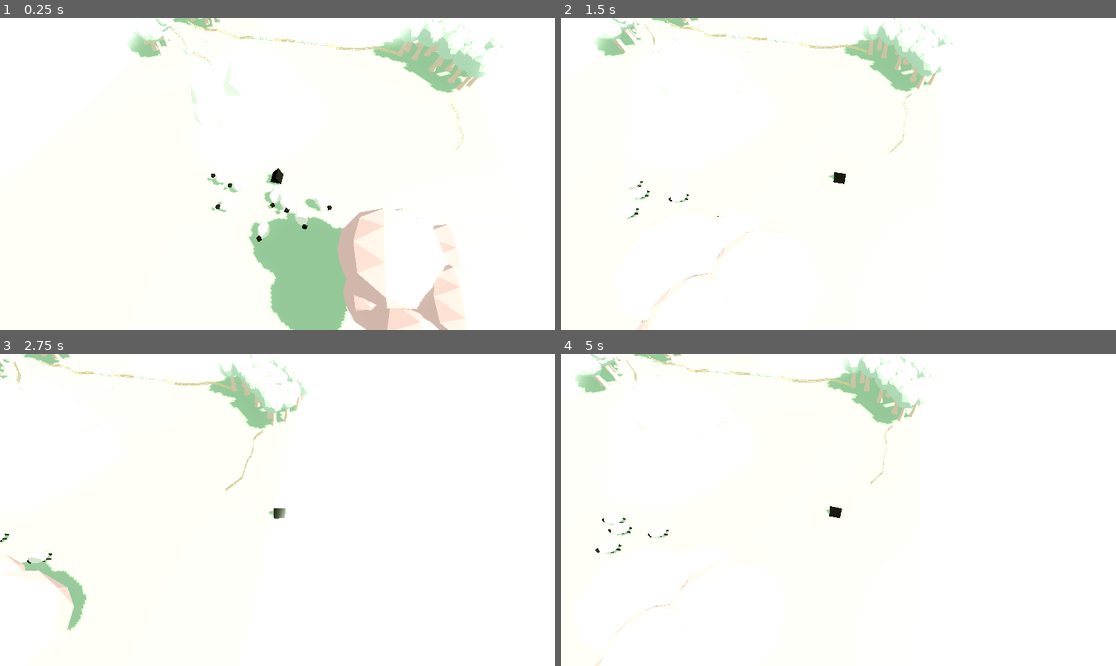
Above: before the commit, frames 1-4 (two rows, left to right).
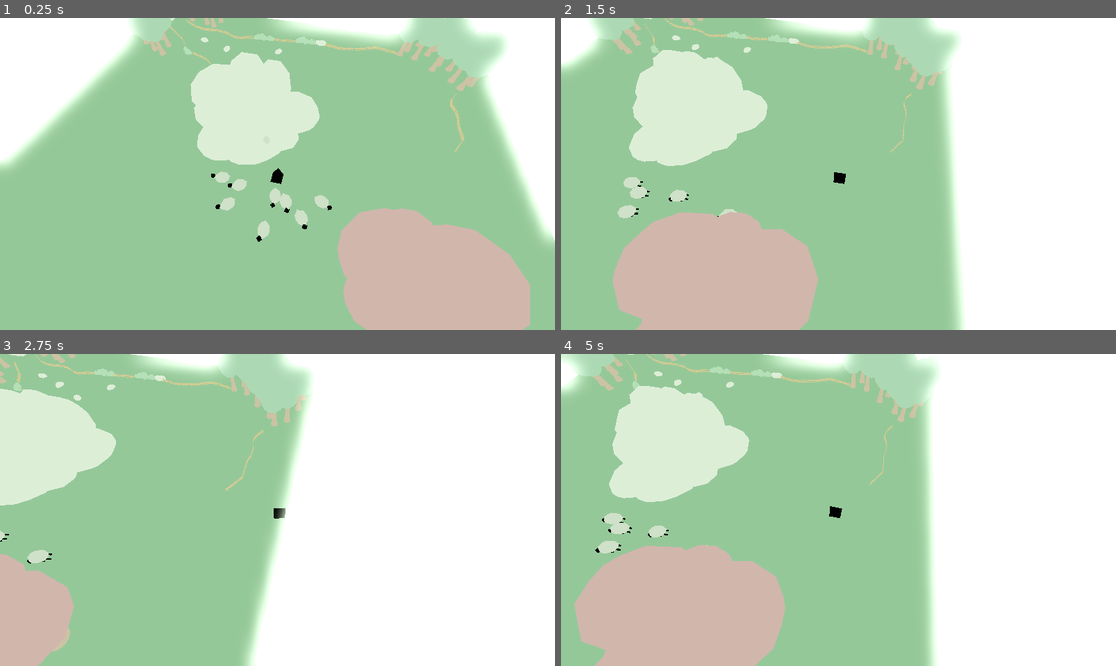
Above: after the commit, the same moments.

Repository: thygrrr/minijam-2023-11
Game: Godot game, scene res://game.tscn
The game is run twice, just before and just after one commit, with the same random seed, the same clock (stepped at 60 frames per second) and the same inputs.
Inputs (mouse positions are in pixels of both pictures, inside the frame that each line leads up to):
- Up to frame 1 (0.25 s): no input
- Up to frame 2 (1.5 s): tap Enter at 0.5 s; move the mouse to (960, 158) at 0.52 s; hold D (right) 0.53-1.25 s; tap O at 0.6 s; click (960, 158) at 0.67 s; drag from (727, 189) to (810, 236) at 1.27 s
- Up to frame 3 (2.75 s): move the mouse to (333, 441) at 2.02 s; hold D (right) from 2.03 s (still down); tap O at 2.1 s
- Up to frame 4 (5 s): release D (right) at 2.75 s; drag from (810, 572) to (672, 463) at 2.77 s; move the mouse to (1005, 556) at 3.52 s; hold A (left) 3.53-4.25 s; tap O at 3.6 s; drag from (672, 463) to (755, 432) at 4.27 s

The runs differ from the first frame. In frame 1, 77% of the frame differs, in the area x 0-100%, y 0-100%; in frame 2, 67%; in frame 3, 48%; in frame 4, 64%.

Commit message:
moritz scene

Diff:
--- a/game-moritz.tscn
+++ b/game-moritz.tscn
@@ -1,40 +1,62 @@
-[gd_scene load_steps=4 format=3 uid="uid://tyked81fa7s"]
+[gd_scene load_steps=7 format=3 uid="uid://c1kt1c3tyusfa"]
 
-[ext_resource type="PackedScene" uid="uid://c2pjx8xhnvbdk" path="res://actors/dog.tscn" id="1_dh521"]
-[ext_resource type="PackedScene" uid="uid://cf1r412lc4j4y" path="res://actors/sheep.tscn" id="2_c4ghx"]
+[ext_resource type="PackedScene" uid="uid://dyr8nglk68a6w" path="res://Environment/Level_WIP.glb" id="1_5n6r3"]
+[ext_resource type="PackedScene" uid="uid://c2pjx8xhnvbdk" path="res://actors/dog.tscn" id="2_fpidm"]
+[ext_resource type="PackedScene" uid="uid://cf1r412lc4j4y" path="res://actors/sheep.tscn" id="3_oh5l8"]
+[ext_resource type="Environment" uid="uid://bo40d8jk3a2il" path="res://Environment/rendering-environment.tres" id="4_ejhdb"]
 
-[sub_resource type="WorldBoundaryShape3D" id="WorldBoundaryShape3D_rwh7q"]
+[sub_resource type="WorldBoundaryShape3D" id="WorldBoundaryShape3D_yqd1x"]
 
-[node name="test-moritz" type="Node3D"]
+[sub_resource type="CameraAttributesPractical" id="CameraAttributesPractical_5alyf"]
+dof_blur_far_enabled = true
+dof_blur_far_distance = 52.0
+dof_blur_near_enabled = true
 
-[node name="Dog Subscene" parent="." instance=ExtResource("1_dh521")]
-transform = Transform3D(1, 0, 0, 0, 1, 0, 0, 0, 1, -5.43786, -1.04697, -3.93095)
+[node name="game" type="Node3D"]
 
-[node name="Sheep" parent="." instance=ExtResource("2_c4ghx")]
-transform = Transform3D(1, 0, 0, 0, 1, 0, 0, 0, 1, 0.16029, 0, 2.02581)
+[node name="Level_WIP" parent="." instance=ExtResource("1_5n6r3")]
+transform = Transform3D(0.5, 0, 0, 0, 0.5, 0, 0, 0, 0.5, 0, 0, 0)
 
-[node name="Sheep2" parent="." instance=ExtResource("2_c4ghx")]
-transform = Transform3D(1, 0, 0, 0, 1, 0, 0, 0, 1, 0.16029, 0, 2.02581)
+[node name="Dog + Camera Scene" parent="." instance=ExtResource("2_fpidm")]
+transform = Transform3D(1, 0, 0, 0, 1, 0, 0, 0, 1, 1.93852, 1, 3.313)
 
-[node name="Sheep3" parent="." instance=ExtResource("2_c4ghx")]
-transform = Transform3D(1, 0, 0, 0, 1, 0, 0, 0, 1, 3.58751, 0, 3.95179)
-
-[node name="Sheep4" parent="." instance=ExtResource("2_c4ghx")]
-transform = Transform3D(1, 0, 0, 0, 1, 0, 0, 0, 1, 4.57507, 0, 4.28223)
-
-[node name="Sheep5" parent="." instance=ExtResource("2_c4ghx")]
-transform = Transform3D(1, 0, 0, 0, 1, 0, 0, 0, 1, 5.38044, 0, 2.73745)
-
-[node name="Sheep6" parent="." instance=ExtResource("2_c4ghx")]
-transform = Transform3D(1, 0, 0, 0, 1, 0, 0, 0, 1, -2.20042, 9.53674e-07, 12.4175)
-
-[node name="Sheep7" parent="." instance=ExtResource("2_c4ghx")]
-transform = Transform3D(1, 0, 0, 0, 1, 0, 0, 0, 1, 7.8705, 0, 4.62918)
-
-[node name="DirectionalLight3D" type="DirectionalLight3D" parent="."]
-transform = Transform3D(1, 0, 0, 0, 0.586033, 0.810287, 0, -0.810287, 0.586033, 0, 0, 0)
+[node name="Sheep" parent="." instance=ExtResource("3_oh5l8")]
 
 [node name="Ground" type="StaticBody3D" parent="."]
 
 [node name="CollisionShape3D" type="CollisionShape3D" parent="Ground"]
-shape = SubResource("WorldBoundaryShape3D_rwh7q")
+shape = SubResource("WorldBoundaryShape3D_yqd1x")
+
+[node name="DirectionalLight3D" type="DirectionalLight3D" parent="."]
+transform = Transform3D(0.615414, -0.475144, 0.628891, -0.470146, 0.419119, 0.776726, -0.632636, -0.773678, 0.0345446, 0, 5.5709, 0)
+visible = false
+light_color = Color(1, 1, 0.768627, 1)
+shadow_enabled = true
+
+[node name="WorldEnvironment" type="WorldEnvironment" parent="."]
+environment = ExtResource("4_ejhdb")
+camera_attributes = SubResource("CameraAttributesPractical_5alyf")
+
+[node name="Sheep2" parent="." instance=ExtResource("3_oh5l8")]
+transform = Transform3D(1, 0, 0, 0, 1, 0, 0, 0, 1, 2.41774, 0, 4.5896)
+
+[node name="Sheep3" parent="." instance=ExtResource("3_oh5l8")]
+transform = Transform3D(1, 0, 0, 0, 1, 0, 0, 0, 1, 5.87797, 0, 4.64984)
+
+[node name="Sheep4" parent="." instance=ExtResource("3_oh5l8")]
+transform = Transform3D(1, 0, 0, 0, 1, 0, 0, 0, 1, 2.68278, 0.181362, 4.74665)
+
+[node name="Sheep5" parent="." instance=ExtResource("3_oh5l8")]
+transform = Transform3D(1, 0, 0, 0, 1, 0, 0, 0, 1, -2.43325, 0, 4.60643)
+
+[node name="Sheep6" parent="." instance=ExtResource("3_oh5l8")]
+transform = Transform3D(1, 0, 0, 0, 1, 0, 0, 0, 1, 4.57567, 0, 6.26942)
+
+[node name="Sheep7" parent="." instance=ExtResource("3_oh5l8")]
+transform = Transform3D(1, 0, 0, 0, 1, 0, 0, 0, 1, -0.611174, 0, 4.80328)
+
+[node name="Sheep8" parent="." instance=ExtResource("3_oh5l8")]
+transform = Transform3D(1, 0, 0, 0, 1, 0, 0, 0, 1, 2.11897, 0, 7.91401)
+
+[node name="Sheep9" parent="." instance=ExtResource("3_oh5l8")]
+transform = Transform3D(1, 0, 0, 0, 1, 0, 0, 0, 1, -1.15712, 0, 6.69536)
--- a/game.tscn
+++ b/game.tscn
@@ -29,6 +29,7 @@
 
 [node name="DirectionalLight3D" type="DirectionalLight3D" parent="."]
 transform = Transform3D(0.615414, -0.475144, 0.628891, -0.470146, 0.419119, 0.776726, -0.632636, -0.773678, 0.0345446, 0, 5.5709, 0)
+visible = false
 light_color = Color(1, 1, 0.768627, 1)
 shadow_enabled = true
 
